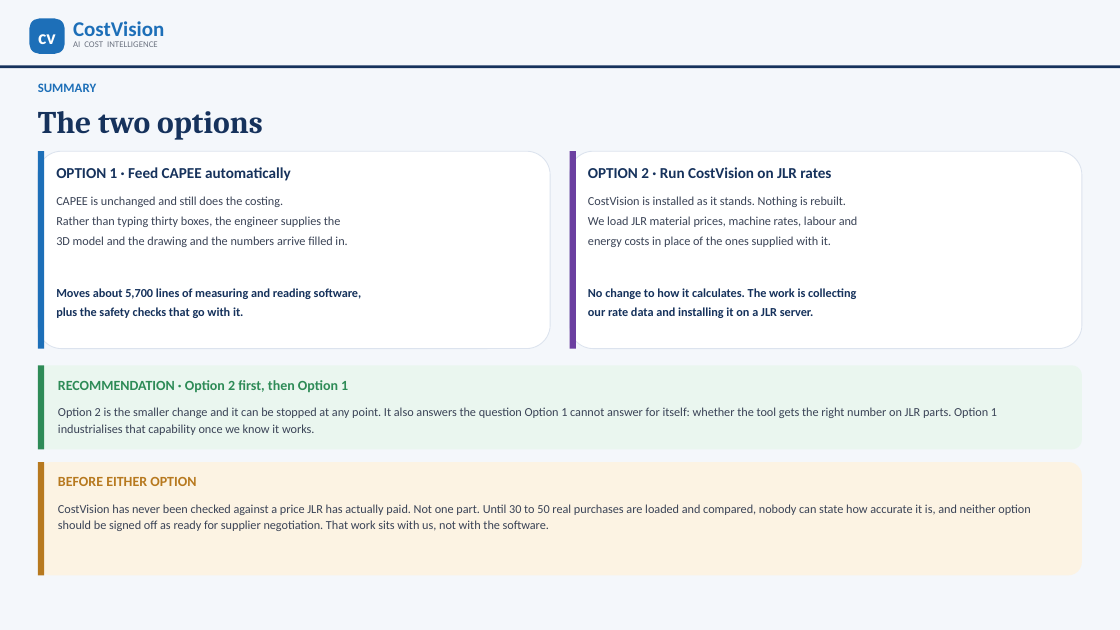
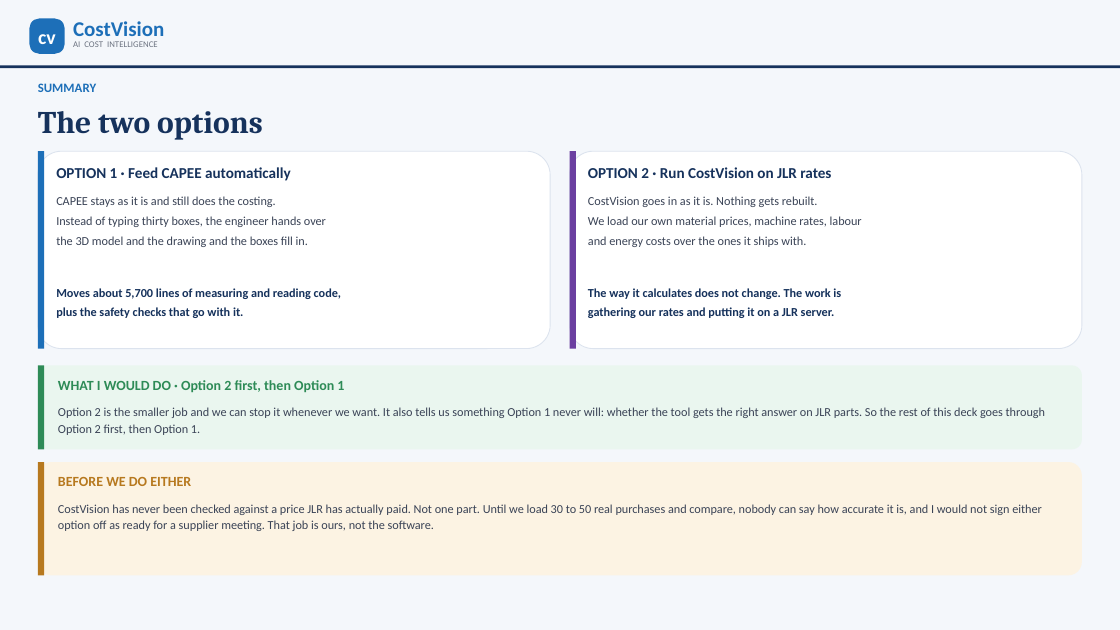
Before and after one commit to bhosaleavinash546/leamington-marathi, a slide deck: slide 2 of CostVision-CAPEE-Implementation-Options.pptx. Drawn at 1120x630 pixels with LibreOffice and Linux fonts; fonts in the diff are those of the drawing. Boxes give left, top, right and bottom in pixels: in the first picture for what was removed or moved away, otherwise in the second. Text is boxed around its words. In the diff, an @@ line names an element or a change of style, - is before the commit and + after.

```diff
--- a/CostVision-CAPEE-Implementation-Options.pptx
+++ b/CostVision-CAPEE-Implementation-Options.pptx
@@ text at [56,196,341,299]: text changed @@
-CAPEE is unchanged and still does the costing.
-Rather than typing thirty boxes, the engineer supplies the
-3D model and the drawing and the numbers arrive filled in.
-Moves about 5,700 lines of measuring and reading software,
+CAPEE stays as it is and still does the costing.
+Instead of typing thirty boxes, the engineer hands over
+the 3D model and the drawing and the boxes fill in.
+Moves about 5,700 lines of measuring and reading code,
@@ text at [588,196,862,318]: text changed @@
-CostVision is installed as it stands. Nothing is rebuilt.
-We load JLR material prices, machine rates, labour and
-energy costs in place of the ones supplied with it.
-No change to how it calculates. The work is collecting
-our rate data and installing it on a JLR server.
+CostVision goes in as it is. Nothing gets rebuilt.
+We load our own material prices, machine rates, labour
+and energy costs over the ones it ships with.
+The way it calculates does not change. The work is
+gathering our rates and putting it on a JLR server.
@@ text at [58,380,344,392]: text changed @@
-RECOMMENDATION · Option 2 first, then Option 1
+WHAT I WOULD DO · Option 2 first, then Option 1
@@ text at [58,407,1045,435]: text changed @@
-Option 2 is the smaller change and it can be stopped at any point. It also answers the question Option 1 cannot answer for itself: whether the tool gets the right number on JLR parts. Option 1 industrialises that capability once we know it works.
+Option 2 is the smaller job and we can stop it whenever we want. It also tells us something Option 1 never will: whether the tool gets the right answer on JLR parts. So the rest of this deck goes through Option 2 first, then Option 1.
@@ text at [58,477,191,486]: text changed @@
-BEFORE EITHER OPTION
+BEFORE WE DO EITHER
@@ text at [58,504,1042,531]: text changed @@
-CostVision has never been checked against a price JLR has actually paid. Not one part. Until 30 to 50 real purchases are loaded and compared, nobody can state how accurate it is, and neither option should be signed off as ready for supplier negotiation. That work sits with us, not with the software.
+CostVision has never been checked against a price JLR has actually paid. Not one part. Until we load 30 to 50 real purchases and compare, nobody can say how accurate it is, and I would not sign either option off as ready for a supplier meeting. That job is ours, not the software.
```
Also in this commit, not shown: 18 other slides changed, 1 other file.
